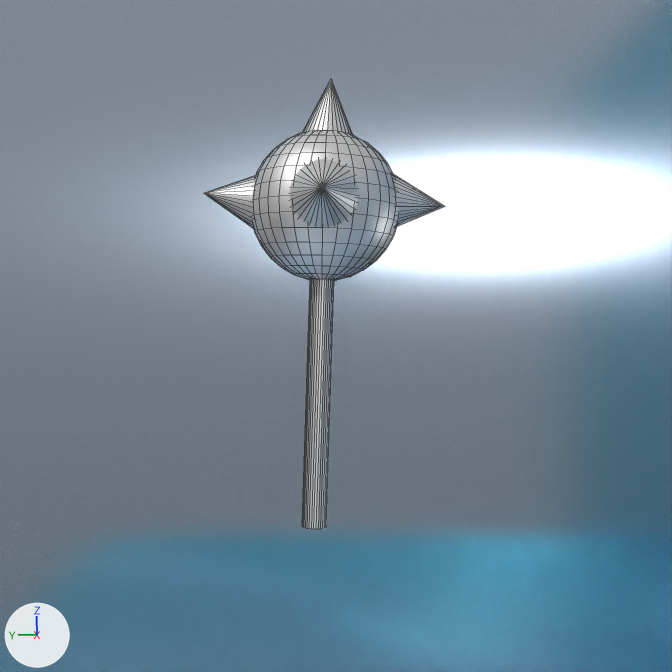
Renders of the Blender file forMap/がらくたモデル入れ/レベル3武器.blend from each side of a commit.
Both versions are drawn from the file's camera 'Camera'. The axes (+X, +Y, +Z) are drawn at lower left. The lights are the same throughout. The first picture is the older version. Mesh edges are drawn as thin lines.

The first picture shows '円柱.001', '平面'.
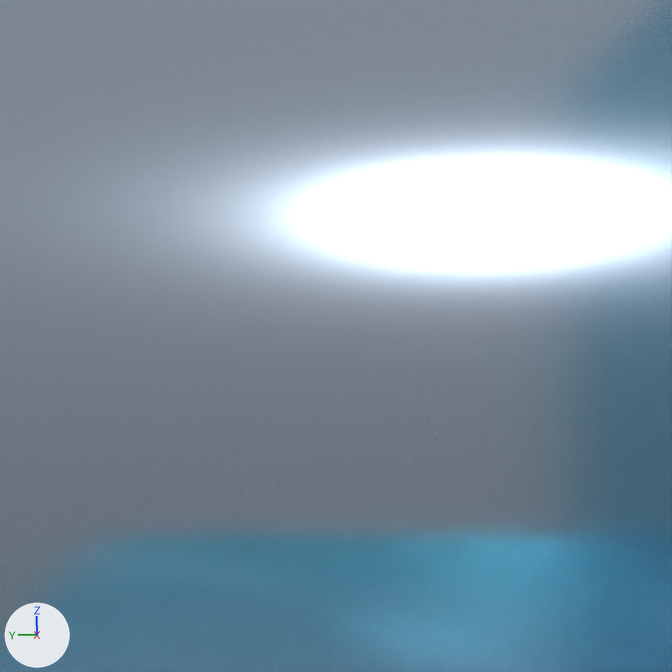
Boxes (x1, y1, x2, y2) around the edits, measured in the pictures (672 x 672 px):
'円柱.001', hidden
    before: (204, 79, 444, 529)

Diff of the bpy script that builds the scene:
```diff
--- a/forMap/がらくたモデル入れ/レベル3武器.blend.py
+++ b/forMap/がらくたモデル入れ/レベル3武器.blend.py
@@ ob_円柱_001 @@
 ob_円柱_001.scale = (0.261, 0.261, 3.24)
+ob_円柱_001.hide_set(True)  # its collection is switched off
```
